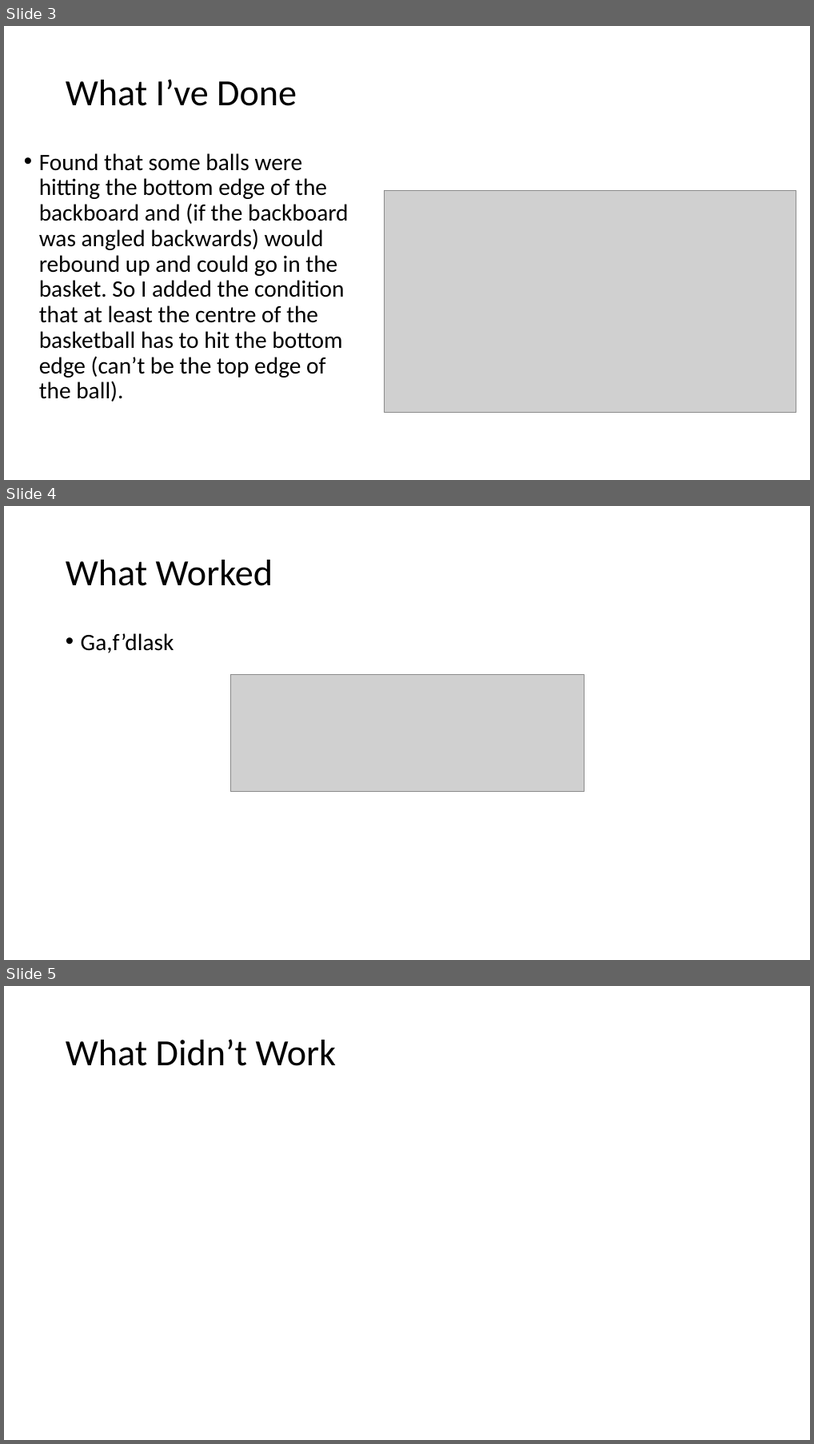
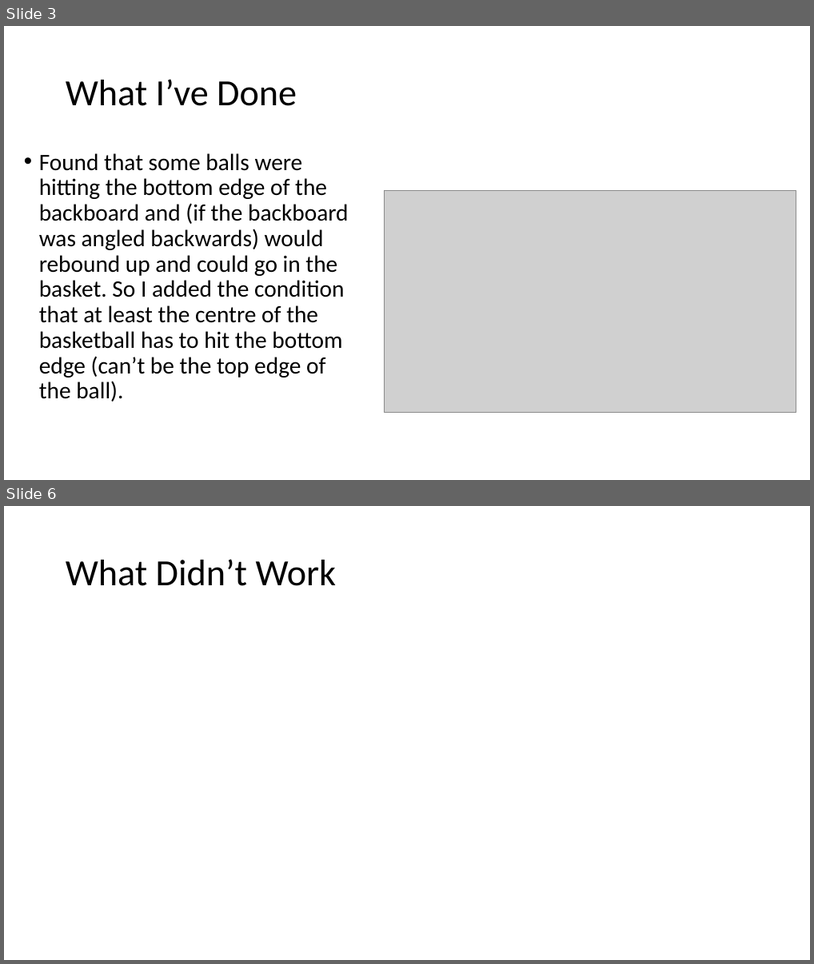
Before and after one commit to cawelch/hoop-never-misses, a slide deck: Weekly Presentations/Week 6.pptx. Shown one above the other, each under a label of ours: slides 3, 4 and 5 before the commit, slides 3 and 6 after it; the slides between them are not shown. The pictures are 814x1444 and 814x964 pixels, drawn with LibreOffice and Linux fonts; fonts in the diff are those of the drawing; grey boxes stand for pictures. Boxes give left, top, right and bottom in pixels: in the first picture for what was removed or moved away, otherwise in the second. Text is boxed around its words. In the diff, an @@ line names an element or a change of style, - is before the commit and + after.

Commit message:
Worked more on optimization

```diff
--- a/Weekly Presentations/Week 6.pptx
+++ b/Weekly Presentations/Week 6.pptx
@@ slide 4 removed at bbox=[4, 506, 810, 960], background #FFFFFF @@
@@ title removed at bbox=[66, 560, 273, 586] @@
-What Worked
@@ text removed at bbox=[81, 633, 174, 653] @@
-• Ga,f’dlask
@@ picture removed at bbox=[230, 674, 584, 791] @@
@@ what was slide 5 is now slide 6 @@
```
Also in this commit, not shown: 2 slides changed, 2 slides added, 15 other files.
